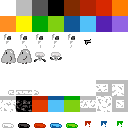
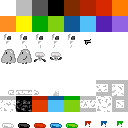
Layers edited between the first and the second 128×128 image:
added layer "White_paint" in group "Paintbuckets" over <box>53,91,59,96</box>
